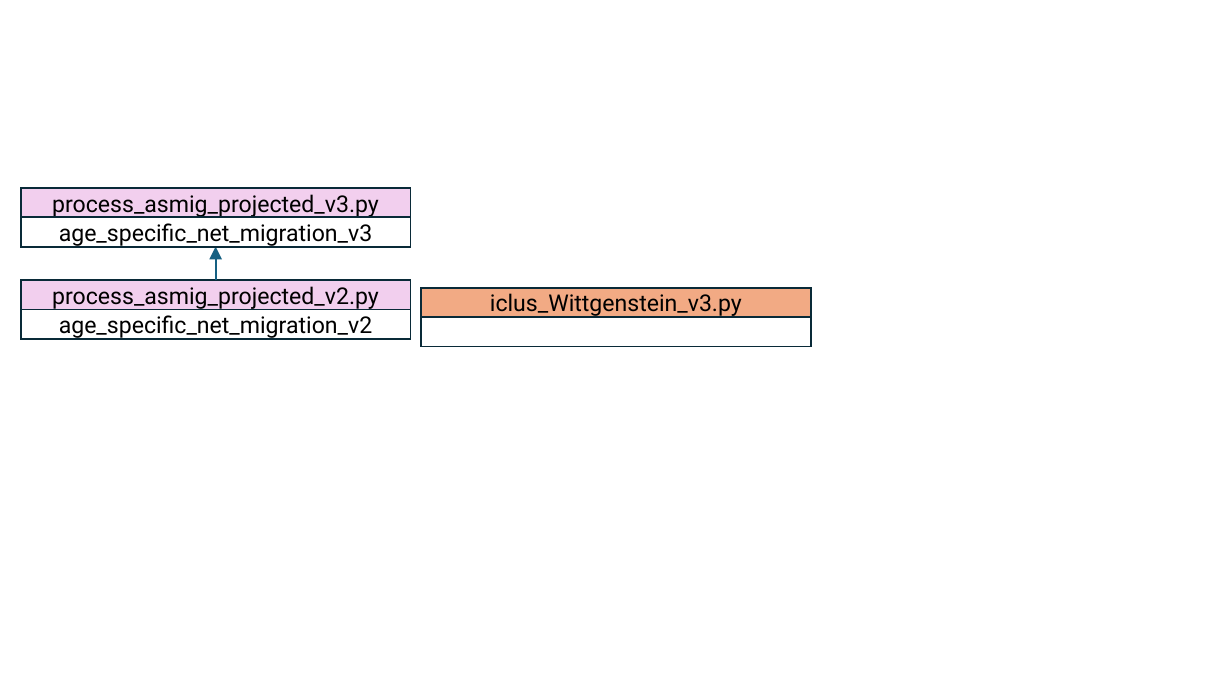
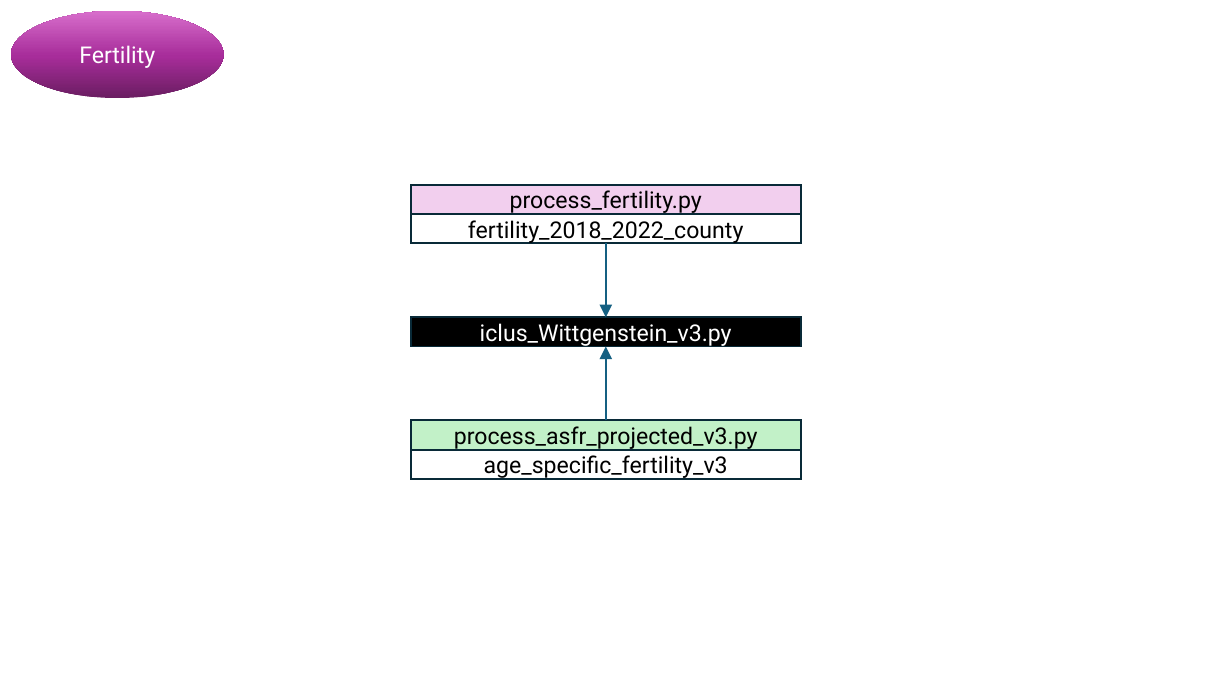
Before and after one commit to philmorefield/ICLUS_v3, a slide deck: slide 4 of population/script_layout.pptx (slide 3 before the commit). Drawn at 1232x693 pixels with LibreOffice and Linux fonts; fonts in the diff are those of the drawing. Boxes give left, top, right and bottom in pixels: in the first picture for what was removed or moved away, otherwise in the second. Text is boxed around its words. In the diff, an @@ line names an element or a change of style, - is before the commit and + after.

```diff
--- a/population/script_layout.pptx
+++ b/population/script_layout.pptx
@@ ellipse added at <box>11,11,224,98</box>, fill gradient #6B1D62 to #A72D9A to #D86ECC, 18 pt, text #FFFFFF @@
+Fertility
@@ rectangle added at <box>411,185,801,214</box>, fill #F2CFEE, outline #092A39 1.5 pt, 18 pt, text #000000 @@
+process_fertility.py
@@ rectangle added at <box>411,214,801,244</box>, outline #092A39 1.5 pt, 18 pt, text #000000 @@
+fertility_2018_2022_county
@@ arrow removed from (215, 280) to (215, 247) @@
@@ arrow added from (606, 243) to (606, 317), #156082 1.5 pt @@
@@ rectangle removed at <box>20,280,410,310</box> @@
-process_asmig_projected_v2.py
@@ rectangle removed at <box>20,310,410,339</box> @@
-age_specific_net_migration_v2
@@ rectangle "iclus_Wittgenstein_v3.py": place and size @@
-rectangle "iclus_Wittgenstein_v3.py" at <box>421,288,811,318</box>
+rectangle "iclus_Wittgenstein_v3.py" at <box>411,317,801,347</box>
@@ rectangle "iclus_Wittgenstein_v3.py" at <box>411,317,801,347</box>: text colour #000000 to #FFFFFF; fill #F2AA84 to #000000 @@
@@ rectangle removed at <box>421,317,811,347</box> @@
@@ arrow added from (606, 421) to (606, 347), #156082 1.5 pt @@
@@ rectangle "process_asfr_projected_v3.py": place and size @@
-rectangle "process_asfr_projected_v3.py" at <box>20,189,410,218</box>
+rectangle "process_asfr_projected_v3.py" at <box>411,421,801,450</box>
@@ rectangle "process_asfr_projected_v3.py" at <box>411,421,801,450</box>: fill #F2CFEE to #C2F1C8 @@
@@ text in rectangle at <box>454,426,758,449</box>: text changed @@
-process_asmig_projected_v3.py
+process_asfr_projected_v3.py
@@ rectangle "age_specific_fertility_v3": place and size @@
-rectangle "age_specific_fertility_v3" at <box>20,217,410,247</box>
+rectangle "age_specific_fertility_v3" at <box>411,450,801,480</box>
@@ text in rectangle at <box>484,455,728,478</box>: text changed @@
-age_specific_net_migration_v3
+age_specific_fertility_v3
```
Also in this commit, not shown: 2 other slides changed, 1 slide added.
